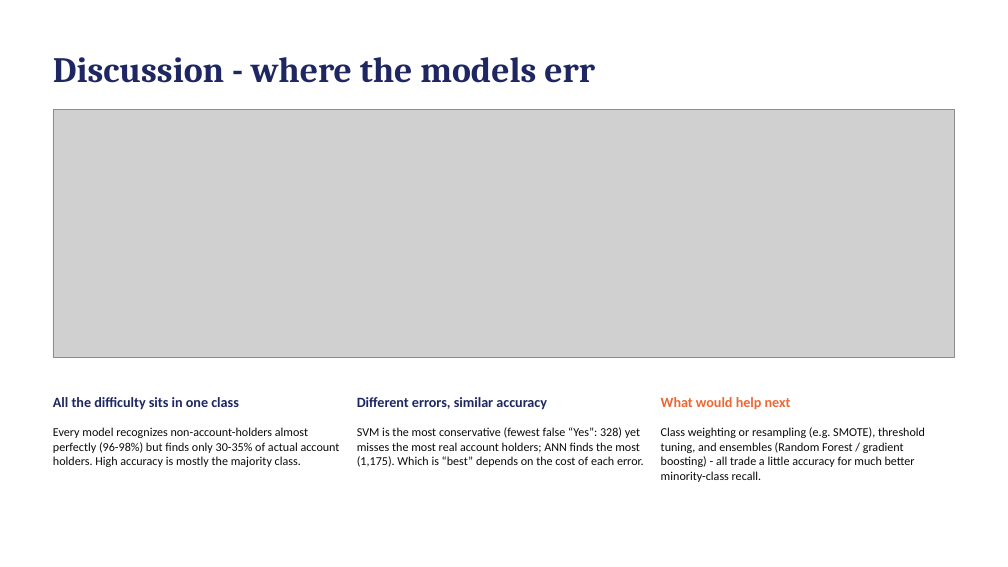
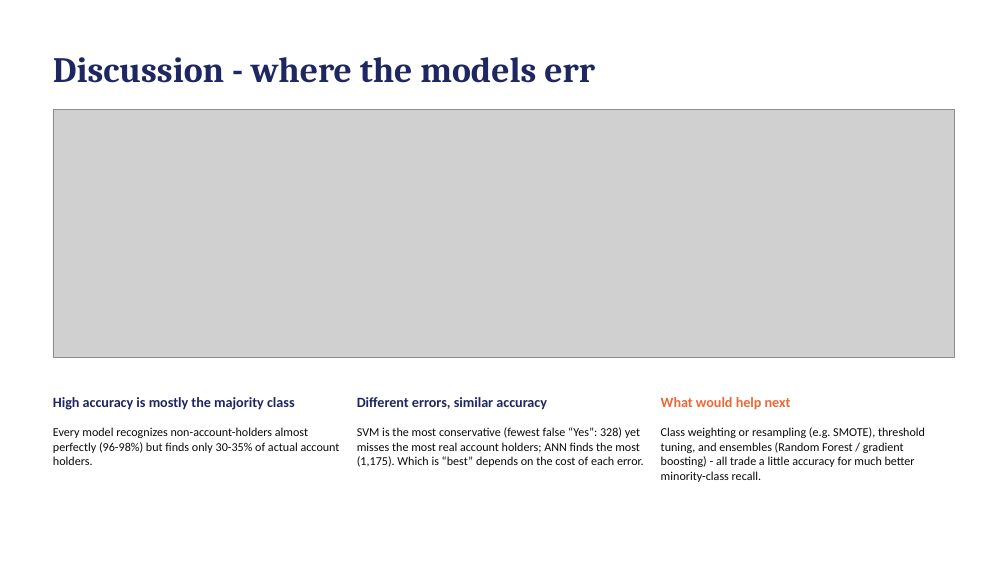
Before and after one commit to davidgathage/ML-application-KNN-SVM-Decision-Trees, a slide deck: slide 8 of Report/Mini project report.pptx. Drawn at 1008x567 pixels with LibreOffice and Linux fonts; fonts in the diff are those of the drawing; grey boxes stand for pictures. Boxes give left, top, right and bottom in pixels: in the first picture for what was removed or moved away, otherwise in the second. Text is boxed around its words. In the diff, an @@ line names an element or a change of style, - is before the commit and + after.

```diff
--- a/Report/Mini project report.pptx
+++ b/Report/Mini project report.pptx
@@ text at bbox=[53, 397, 295, 410]: text changed @@
-All the difficulty sits in one class
+High accuracy is mostly the majority class
@@ text at bbox=[53, 427, 340, 465]: text changed @@
-Every model recognizes non-account-holders almost perfectly (96-98%) but finds only 30-35% of actual account holders. High accuracy is mostly the majority class.
+Every model recognizes non-account-holders almost perfectly (96-98%) but finds only 30-35% of actual account holders.
```
Also in this commit, not shown: 8 other slides changed, 1 slide added, 1 other file.
